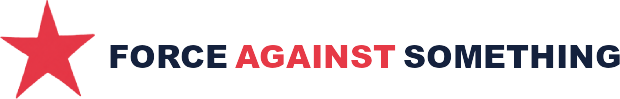
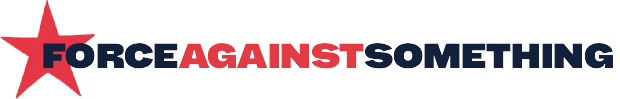
Before/after of a 620 x 99 layered artwork. What changed in the layer stack:
added layer "FORCEAGAINSTSOMETHING" above "Text" over [left=43, top=43, right=614, bottom=69]
renamed "Layer 1" to "Text", hid it, painted on it over [left=43, top=43, right=620, bottom=68]